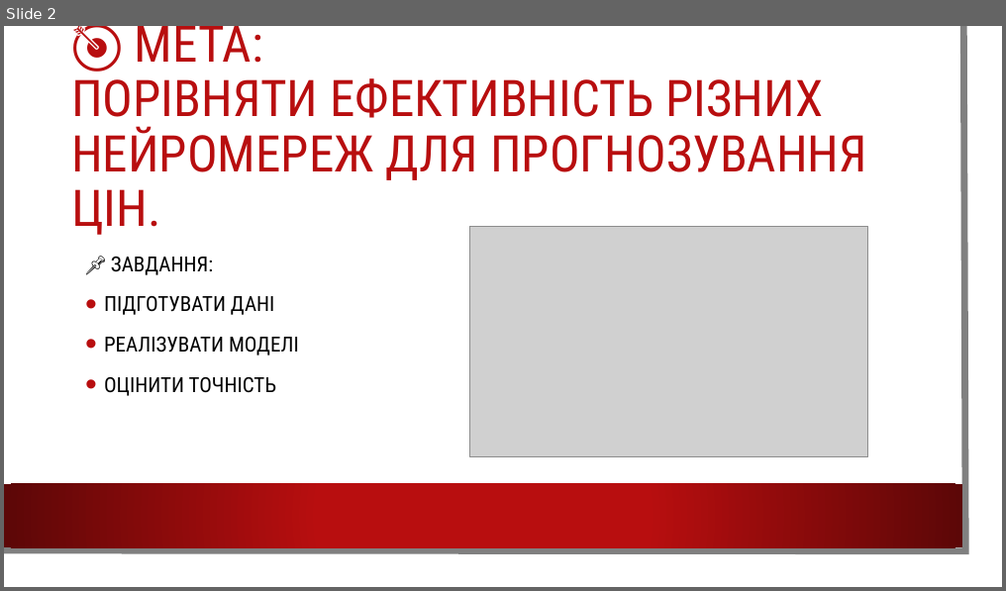
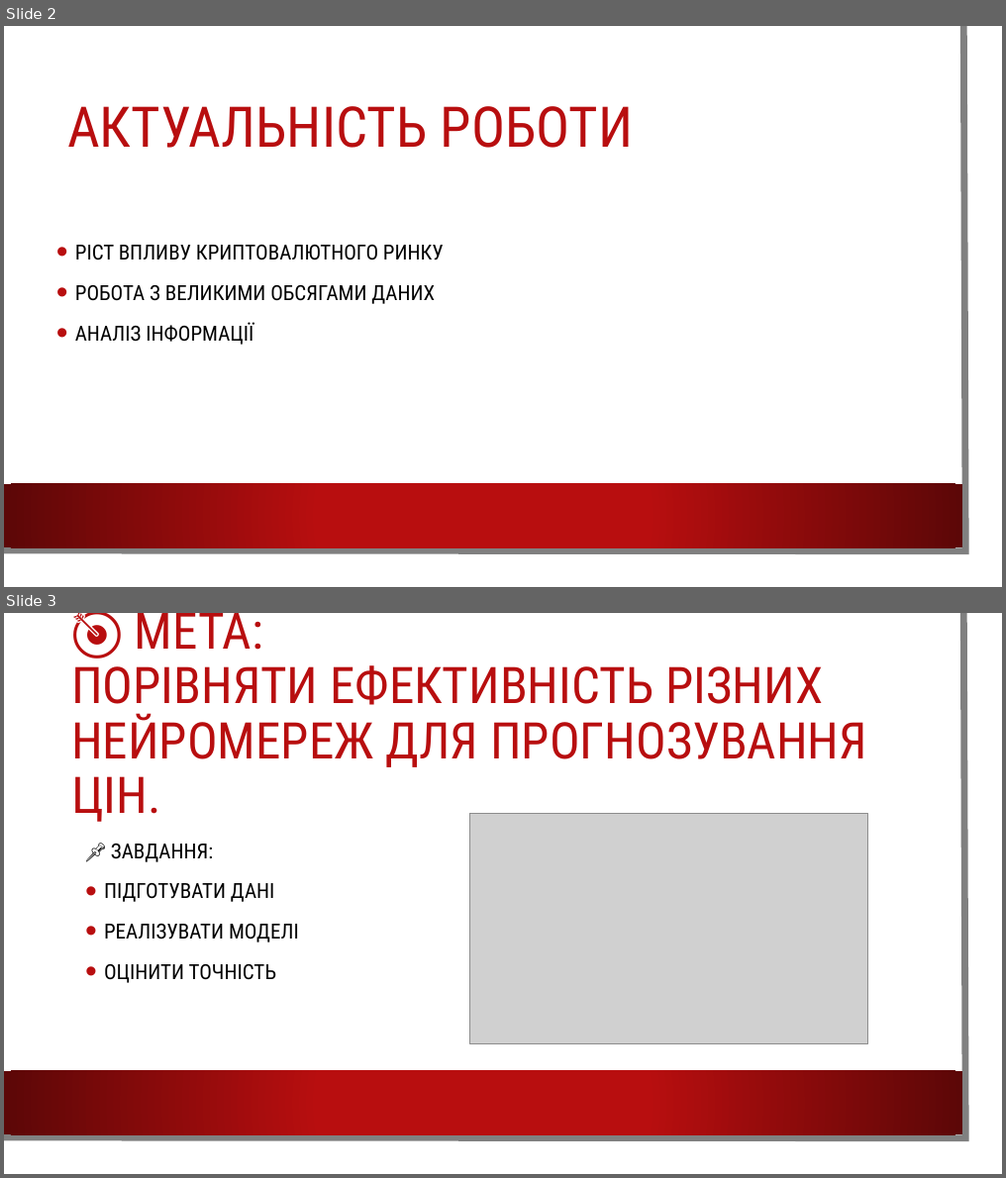
Before and after one commit to ParaskaBohdan/Diplom, a slide deck: Презентація.pptx. Shown one above the other, each under a label of ours: slide 2 before the commit, slides 2 and 3 after it. The pictures are 1006x591 and 1006x1178 pixels, drawn with LibreOffice and Linux fonts; fonts in the diff are those of the drawing; grey boxes stand for pictures; background and template pictures are left out. Boxes give left, top, right and bottom in pixels: in the first picture for what was removed or moved away, otherwise in the second. Text is boxed around its words. In the diff, an @@ line names an element or a change of style, - is before the commit and + after.

```diff
--- a/Презентація.pptx
+++ b/Презентація.pptx
@@ slide 2 added at bbox=[4, 26, 1002, 587], background picture (left out); not listed: 3 template elements that a slide beside it also shows @@
@@ title added at bbox=[67, 106, 633, 148], 54 pt, text #B80E0F @@
+АКТУАЛЬНІСТЬ РОБОТИ
@@ text added at bbox=[75, 245, 444, 345], 20 pt, text #000000 @@
+• РІСТ ВПЛИВУ КРИПТОВАЛЮТНОГО РИНКУ
+• РОБОТА З ВЕЛИКИМИ ОБСЯГАМИ ДАНИХ
+• АНАЛІЗ ІНФОРМАЦІЇ
@@ what was slide 2 is now slide 3 @@
```
Also in this commit, not shown: 3 slides changed, 3 other slides added, 1 slide removed, 13 other files.
